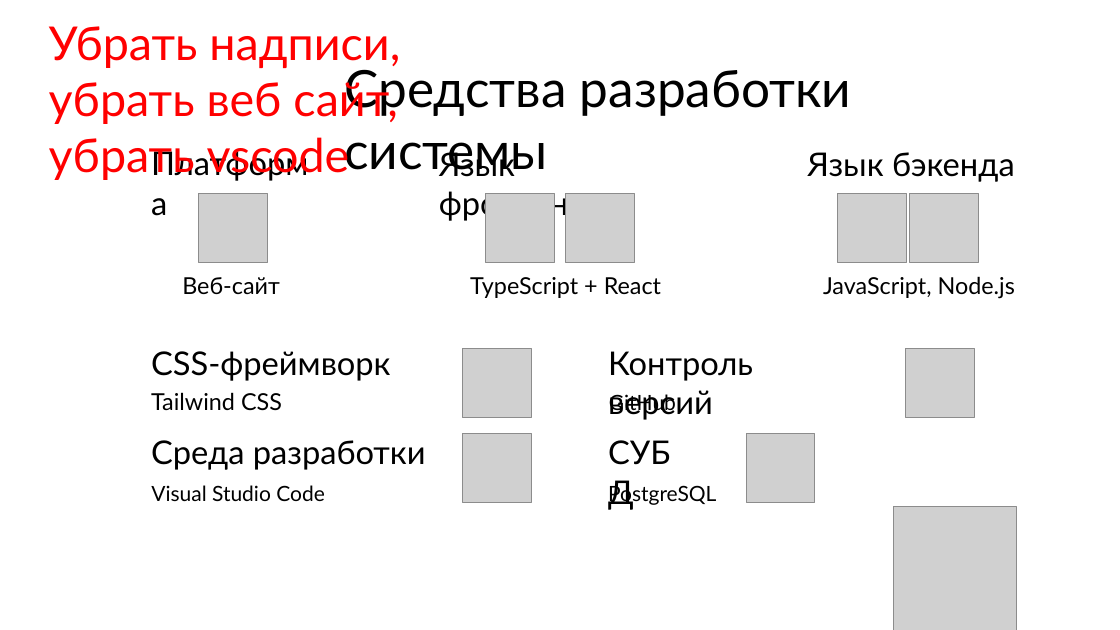
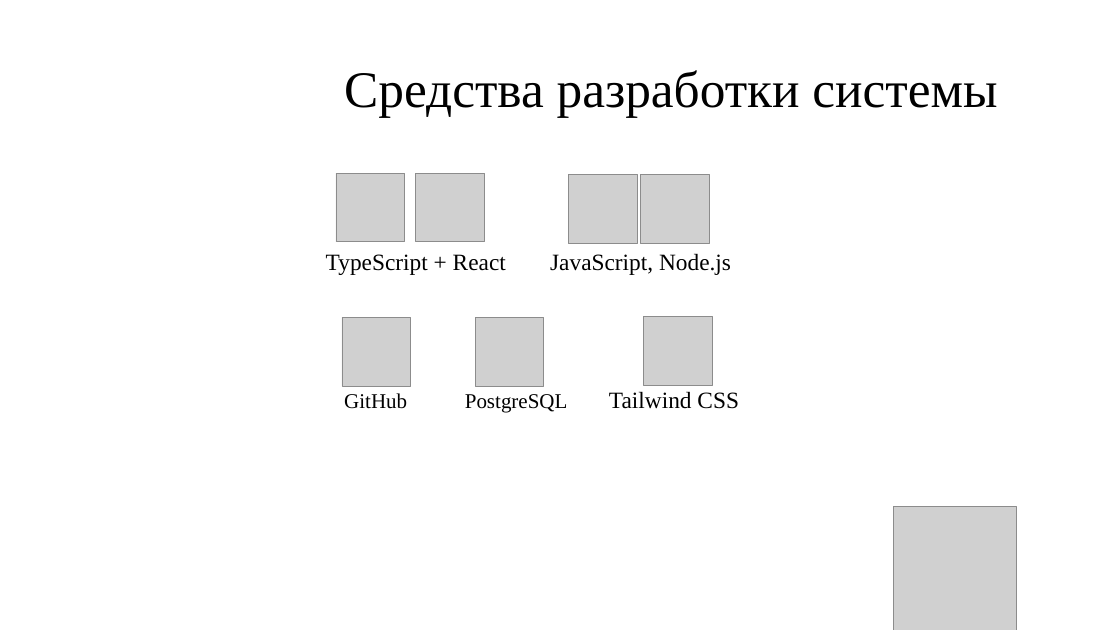
Before and after one commit to Danildanil228/diplomfiles, a slide deck: slide 5 of Презентация.pptx (slide 6 before the commit). Drawn at 1120x630 pixels with LibreOffice and Linux fonts; fonts in the diff are those of the drawing; grey boxes stand for pictures; background and template pictures are left out. Boxes give left, top, right and bottom in pixels: in the first picture for what was removed or moved away, otherwise in the second. Text is boxed around its words. In the diff, an @@ line names an element or a change of style, - is before the commit and + after.

```diff
--- a/Презентация.pptx
+++ b/Презентация.pptx
@@ text removed at <box>49,26,400,181</box> @@
-Убрать надписи, убрать веб сайт, убрать vscode
@@ text removed at <box>143,139,329,187</box> @@
-Платформа
@@ text removed at <box>439,147,605,221</box> @@
-Язык фронтенда
@@ picture: place and size @@
-picture at <box>486,194,555,263</box>
+picture at <box>336,173,405,242</box>
@@ picture: place and size @@
-picture at <box>565,194,634,263</box>
+picture at <box>416,173,485,242</box>
@@ picture: place and size @@
-picture at <box>838,193,907,262</box>
+picture at <box>569,175,638,244</box>
@@ picture: place and size @@
-picture at <box>910,193,979,262</box>
+picture at <box>641,175,710,244</box>
@@ text removed at <box>807,152,1015,182</box> @@
-Язык бэкенда
@@ picture removed at <box>199,194,268,263</box> @@
@@ text "TypeScript + React": place and size @@
-text "TypeScript + React" at <box>470,277,661,298</box>
+text "TypeScript + React" at <box>326,254,506,275</box>
@@ text "TypeScript + React" at <box>326,254,506,275</box>: font Lato to Times New Roman; alignment left to centre @@
@@ text "JavaScript, Node.js" at <box>550,253,731,275</box>: font Lato to Times New Roman; alignment left to centre @@
@@ text "JavaScript, Node.js": place and size @@
-text "JavaScript, Node.js" at <box>823,276,1015,299</box>
+text "JavaScript, Node.js" at <box>550,253,731,275</box>
@@ text removed at <box>182,277,280,294</box> @@
-Веб-сайт
@@ picture: place and size @@
-picture at <box>906,349,975,418</box>
+picture at <box>342,318,411,386</box>
@@ picture: place and size @@
-picture at <box>746,434,815,502</box>
+picture at <box>476,318,544,386</box>
@@ picture: place and size @@
-picture at <box>463,349,532,418</box>
+picture at <box>644,317,712,386</box>
@@ text removed at <box>151,351,390,381</box> @@
-CSS-фреймворк
@@ text removed at <box>608,351,753,420</box> @@
-Контроль версий
@@ font Lato to Times New Roman in 4 elements at <box>344,70,997,118</box>, <box>609,391,739,409</box>, <box>465,394,568,413</box>, <box>344,393,407,409</box> @@
@@ text "GitHub": place and size @@
-text "GitHub" at <box>609,391,676,414</box>
+text "GitHub" at <box>344,393,407,409</box>
@@ text "PostgreSQL": place and size @@
-text "PostgreSQL" at <box>608,483,716,506</box>
+text "PostgreSQL" at <box>465,394,568,413</box>
@@ text "Tailwind CSS": place and size @@
-text "Tailwind CSS" at <box>151,392,282,411</box>
+text "Tailwind CSS" at <box>609,391,739,409</box>
@@ text removed at <box>151,440,426,470</box> @@
-Среда разработки
@@ picture removed at <box>463,434,532,502</box> @@
@@ text removed at <box>600,429,700,476</box> @@
-СУБД
@@ text removed at <box>151,485,325,501</box> @@
-Visual Studio Code
```
Also in this commit, not shown: 12 other slides changed, 15 slides added, 12 slides removed.
